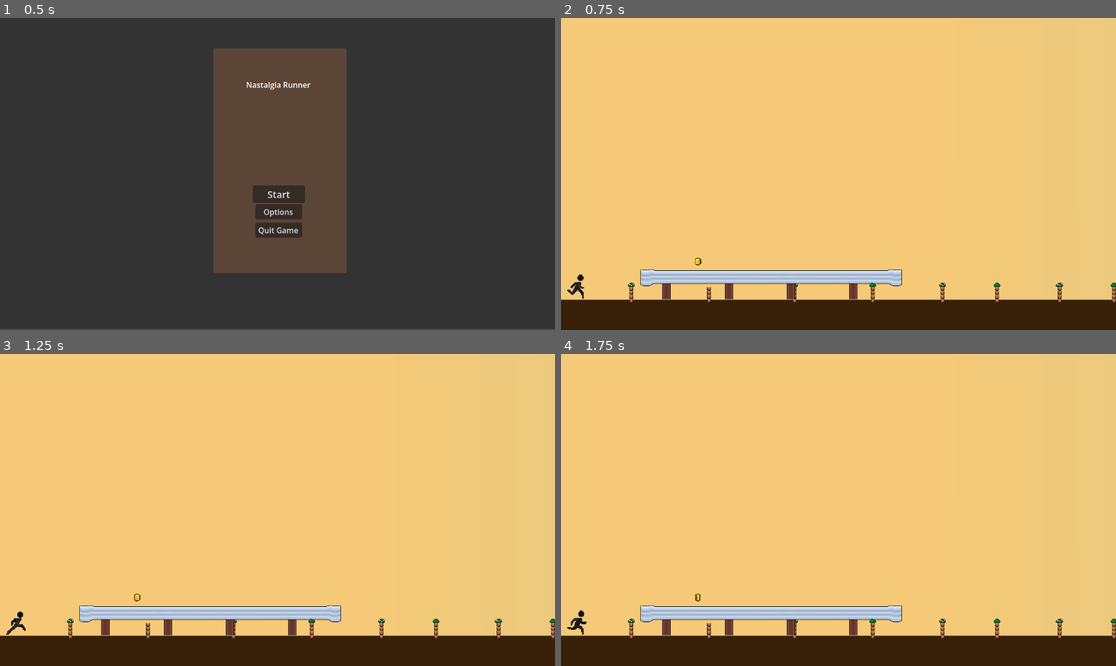
Above: before the commit, frames 1-4 (two rows, left to right).
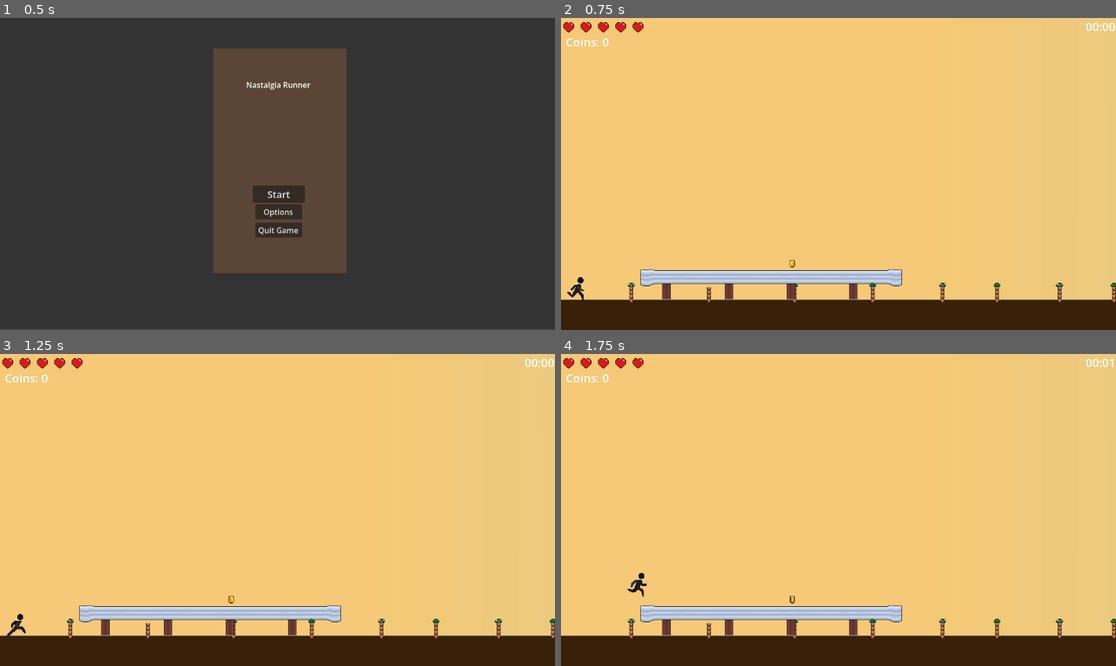
Above: after the commit, the same moments.

Repository: theejackalope/Gamin-the-Jamin
Game: Godot game, scene res://scenes/Menus/main_menu.tscn
Same seed, same stepped clock (60 frames per second), same inputs: the game is played once before the commit and once after it.
Inputs:
- Up to frame 1 (0.5 s): no input
- Up to frame 2 (0.75 s): click "Start" at 0.5 s
- Up to frame 3 (1.25 s): no input
- Up to frame 4 (1.75 s): tap Enter (ui_accept) at 1.25, 1.52 s; hold Right (ui_right) from 1.28 s (still down)

Frame 1 is identical in both runs. In frame 2, 0.6% of the frame differs, in the area x 0-100%, y 1-91%; in frame 3, 0.6%; in frame 4, 0.7%, in the area x 0-100%, y 1-90%.
Error before the commit: Parse Error: Preload file "res://path/to/your/heart.png" does not exist. (res://scripts/player_character.gd:11)

Commit message:
results screen and player health/damage completed ish

Diff:
--- /dev/null
+++ b/Godot/gamin-the-jamin/scenes/Menus/results.tscn
@@ -0,0 +1,67 @@
+[gd_scene format=3 uid="uid://d08a672t6nytc"]
+
+[ext_resource type="Script" uid="uid://bpbg1brg66s4r" path="res://scripts/results.gd" id="1_krxqq"]
+
+[node name="Results" type="Control" unique_id=1293113126]
+layout_mode = 3
+anchors_preset = 0
+offset_left = 590.0
+offset_top = 321.0
+offset_right = 590.0
+offset_bottom = 321.0
+script = ExtResource("1_krxqq")
+
+[node name="ColorRect" type="ColorRect" parent="." unique_id=258665820]
+layout_mode = 0
+offset_left = -151.0
+offset_top = -302.0
+offset_right = 153.0
+offset_bottom = 301.0
+color = Color(0.25, 0.25, 0.25, 1)
+
+[node name="Title" type="Label" parent="." unique_id=1226926778]
+layout_mode = 0
+offset_left = -57.0
+offset_top = -263.0
+offset_right = 56.0
+offset_bottom = -221.0
+theme_override_font_sizes/font_size = 30
+text = "Results!"
+
+[node name="LevelComplete" type="Label" parent="." unique_id=1599622496]
+layout_mode = 0
+offset_left = -90.0
+offset_top = -203.0
+offset_right = 101.0
+offset_bottom = -169.0
+theme_override_font_sizes/font_size = 24
+text = "Level Complete!!"
+
+[node name="TimeLabel" type="Label" parent="." unique_id=1792301745]
+layout_mode = 0
+offset_left = -47.0
+offset_top = -142.0
+offset_right = 27.0
+offset_bottom = -111.0
+
+[node name="CoinsLabel" type="Label" parent="." unique_id=805674797]
+layout_mode = 0
+offset_left = -56.0
+offset_top = -37.0
+offset_right = 21.0
+
+[node name="BestTimeLabel" type="Label" parent="." unique_id=285797382]
+layout_mode = 0
+offset_left = -52.0
+offset_top = -97.0
+offset_right = 33.0
+offset_bottom = -62.0
+
+[node name="ContinueButton" type="Button" parent="." unique_id=1368058057]
+layout_mode = 0
+offset_left = -58.0
+offset_top = 63.0
+offset_right = 56.0
+offset_bottom = 105.0
+theme_override_font_sizes/font_size = 24
+text = "Continue"
--- a/Godot/gamin-the-jamin/scenes/Obstacles/car.tscn
+++ b/Godot/gamin-the-jamin/scenes/Obstacles/car.tscn
@@ -2,19 +2,28 @@
 
 [ext_resource type="Script" uid="uid://dk8sg2bnc5u7q" path="res://scripts/car.gd" id="1_coay0"]
 
-[sub_resource type="CanvasTexture" id="CanvasTexture_pp47y"]
+[sub_resource type="RectangleShape2D" id="RectangleShape2D_coay0"]
+size = Vector2(154, 72)
 
-[sub_resource type="RectangleShape2D" id="RectangleShape2D_coay0"]
-size = Vector2(189, 81)
+[sub_resource type="RectangleShape2D" id="RectangleShape2D_63s7i"]
+size = Vector2(154, 72)
 
 [node name="Car" type="CharacterBody2D" unique_id=1031484839]
 script = ExtResource("1_coay0")
-move_speed = null
 
-[node name="Sprite2D" type="Sprite2D" parent="." unique_id=2057530862]
-position = Vector2(2.842171e-14, 5.684342e-14)
-scale = Vector2(189.37502, 81.37501)
-texture = SubResource("CanvasTexture_pp47y")
+[node name="ColorRect" type="ColorRect" parent="." unique_id=1198496984]
+offset_left = -75.0
+offset_top = -35.0
+offset_right = 79.0
+offset_bottom = 37.0
 
-[node name="CollisionShape2D" type="CollisionShape2D" parent="." unique_id=1939499060]
+[node name="CollisionShape2D" type="CollisionShape2D" parent="." unique_id=1235649952]
+position = Vector2(2, 1)
 shape = SubResource("RectangleShape2D_coay0")
+
+[node name="DamageArea" type="Area2D" parent="." unique_id=140598455]
+
+[node name="CollisionShape2D" type="CollisionShape2D" parent="DamageArea" unique_id=1983359207]
+position = Vector2(2, 1)
+shape = SubResource("RectangleShape2D_63s7i")
+debug_color = Color(0.7, 0, 0, 0.41960785)
--- a/Godot/gamin-the-jamin/scenes/Yukon(level 1)/level1.tscn
+++ b/Godot/gamin-the-jamin/scenes/Yukon(level 1)/level1.tscn
@@ -172,18 +172,23 @@
 anchors_preset = -1
 anchor_right = 0.051215276
 anchor_bottom = 0.041666668
-offset_left = 17.0
-offset_top = 20.0
-offset_right = 57.0
-offset_bottom = 43.0
+offset_left = 10.0
+offset_top = 33.0
+offset_right = 50.0
+offset_bottom = 56.0
 theme_override_font_sizes/font_size = 24
 metadata/_edit_use_anchors_ = true
 
 [node name="Timer Label" type="Label" parent="UI" unique_id=1824223110]
-offset_left = 1002.0
-offset_top = 20.0
-offset_right = 1112.0
-offset_bottom = 77.0
+offset_left = 1089.0
+offset_top = 1.0
+offset_right = 1150.0
+offset_bottom = 35.0
+theme_override_font_sizes/font_size = 24
+
+[node name="HBoxContainer" type="HBoxContainer" parent="UI" unique_id=2083594564]
+offset_right = 40.0
+offset_bottom = 40.0
 
 [node name="sky" parent="." unique_id=2545840 instance=ExtResource("3_in3m1")]
 position = Vector2(-11, 0)
@@ -199,7 +204,7 @@
 script = ExtResource("3_20g6e")
 
 [node name="loonie" parent="." unique_id=1146246940 instance=ExtResource("7_e4kig")]
-position = Vector2(289, -85)
+position = Vector2(483, -81)
 
 [node name="toonie" parent="." unique_id=1590988672 instance=ExtResource("8_d15pq")]
 position = Vector2(1202, -79)
@@ -211,4 +216,4 @@
 position = Vector2(2039, -46)
 
 [node name="FinishLine" parent="." unique_id=74945742 instance=ExtResource("10_in3m1")]
-position = Vector2(3078, -302)
+position = Vector2(2549, -275)
--- a/Godot/gamin-the-jamin/scripts/car.gd
+++ b/Godot/gamin-the-jamin/scripts/car.gd
@@ -9,27 +9,26 @@
 func _ready():
 	camera = get_tree().get_first_node_in_group("camera")
 	screen_half_width = get_viewport_rect().size.x / 2
+	# connect overlap detection
+	$DamageArea.body_entered.connect(_on_damage_area_body_entered)
 
 func _physics_process(delta):
 	if finished:
 		return
 
-	# start moving 20px before camera can see it
 	if not started:
 		var camera_right_edge = camera.global_position.x + screen_half_width
-		if camera_right_edge >= global_position.x - 110:  # ← changed
+		if camera_right_edge >= global_position.x - 110:
 			started = true
 
-	# move by directly changing position - ignores all collisions
 	if started:
-		global_position.x -= move_speed * delta  # ← changed, plows through everything
+		global_position.x -= move_speed * delta
 
-		# stop once fully off the left edge of screen
 		var camera_left_edge = camera.global_position.x - screen_half_width
 		if global_position.x < camera_left_edge - 100:
 			finished = true
 			queue_free()
 
-func _on_body_entered(body):
+func _on_damage_area_body_entered(body):
 	if body.is_in_group("player"):
-		body.take_damage()  # you can implement this on the player later
+		body.take_damage(2)
--- a/Godot/gamin-the-jamin/scripts/finish_line.gd
+++ b/Godot/gamin-the-jamin/scripts/finish_line.gd
@@ -5,4 +5,4 @@
 
 func _on_body_entered(body):
 	if body.is_in_group("player"):
-		body.complete_level()  # calls complete_level on player
+		body.complete_level()
--- a/Godot/gamin-the-jamin/scripts/game_data.gd
+++ b/Godot/gamin-the-jamin/scripts/game_data.gd
@@ -17,49 +17,58 @@
 
 const SAVE_PATH = "user://savefile.json"
 
+# stores current run stats to pass to results screen
+var current_level: String = ""
+var current_coins: int = 0
+var current_time: float = 0.0
+var total_coins: int = 0  # carries over between levels for spending at gas station
+
 func save_game():
+	print("Game Saved")
 	var file = FileAccess.open(SAVE_PATH, FileAccess.WRITE)
-	print("Saved Game")
-	file.store_string(JSON.stringify(level_data))
+	file.store_string(JSON.stringify({
+		"level_data": level_data,
+		"total_coins": total_coins
+	}))
 	file.close()
 
-
 func load_game():
-	print("Game Loaded")
 	if not FileAccess.file_exists(SAVE_PATH):
 		return
 	var file = FileAccess.open(SAVE_PATH, FileAccess.READ)
 	var data = JSON.parse_string(file.get_as_text())
 	file.close()
 	if data:
-		level_data = data
+		level_data = data["level_data"]
+		total_coins = data.get("total_coins", 0)
 
 func save_level(level_name: String, coins: int, time: float):
+	current_level = level_name
+	current_coins = coins
+	current_time = time
+	total_coins += coins  # add to spendable coins
 	if not level_data[level_name]["completed"] or time < level_data[level_name]["time"]:
 		level_data[level_name]["completed"] = true
 		level_data[level_name]["coins"] = coins
 		level_data[level_name]["time"] = time
-		save_game()
+	save_game()
 
 func has_save() -> bool:
-	# returns true if any level has been completed
 	for level in level_data:
 		if level_data[level]["completed"]:
 			return true
 	return false
 
 func reset_game():
-	# wipes all progress for new game
 	for level in level_data:
 		level_data[level]["completed"] = false
 		level_data[level]["coins"] = 0
 		level_data[level]["time"] = 0.0
+	total_coins = 0
 	save_game()
 
 func get_last_level() -> String:
-	# finds the furthest incomplete level to continue from
 	for level in LEVEL_SCENES:
 		if not level_data[level]["completed"]:
 			return LEVEL_SCENES[level]
-	# if all levels complete, go to level 1
 	return LEVEL_SCENES["level1"]
--- a/Godot/gamin-the-jamin/scripts/player_character.gd
+++ b/Godot/gamin-the-jamin/scripts/player_character.gd
@@ -2,15 +2,15 @@
 
 @onready var coin_label = $"../UI/Coin Label"
 @onready var timer_label = $"../UI/Timer Label"
-@onready var hearts_container = $"../UI/HBoxContainer"  # ← add this
+@onready var hearts_container = $"../UI/HBoxContainer"
 
-const SPEED = 270.0
+const SPEED = 275.0
 const JUMP_VELOCITY = -400.0
 const ABSOLUTE_MAX_HEALTH = 7
 
-var heart_texture = preload("res://path/to/your/heart.png")  # ← update this path
+var heart_texture = preload("res://assets/art/objects/healthheart.png")
+var pause_menu_scene = preload("res://scenes/Menus/pause_menu.tscn")
 
-var pause_menu_scene = preload("res://scenes/Menus/pause_menu.tscn")
 var pause_menu
 var coins: int = 0
 var elapsed_time: float = 0.0
@@ -18,18 +18,21 @@
 var max_health: int = 5
 var is_dead: bool = false
 var invincible: bool = false
+var off_camera_timer: float = 0.0
 
 func _ready():
 	process_mode = Node.PROCESS_MODE_ALWAYS
 	coin_label.text = "Coins: 0"
 	pause_menu = pause_menu_scene.instantiate()
 	add_child(pause_menu)
-	update_hearts()  # ← add this
+	update_hearts()
 
 func _process(_delta):
 	if not get_tree().paused:
 		elapsed_time += _delta
 		timer_label.text = format_time(elapsed_time)
+		check_off_camera(_delta)
+
 	if Input.is_action_just_pressed("ui_cancel"):
 		if get_tree().paused:
 			pause_menu.resume()
@@ -43,20 +46,20 @@
 	for i in range(health):
 		var heart = TextureRect.new()
 		heart.texture = heart_texture
-		heart.custom_minimum_size = Vector2(32, 32)  # ← adjust to your heart image size
+		heart.custom_minimum_size = Vector2(32, 32)
 		heart.stretch_mode = TextureRect.STRETCH_KEEP_ASPECT_CENTERED
 		hearts_container.add_child(heart)
 
-func take_damage():
+func take_damage(amount: int = 1):
 	if invincible or is_dead:
 		return
-	health -= 1
+	health -= amount
 	update_hearts()
 	if health <= 0:
 		die()
 	else:
 		invincible = true
-		await get_tree().create_timer(1.0).timeout
+		await get_tree().create_timer(2.0).timeout
 		invincible = false
 
 func add_heart():
@@ -69,11 +72,11 @@
 func die():
 	is_dead = true
 	await get_tree().create_timer(1.5).timeout
-	get_tree().change_scene_to_file("res://scenes/Yukon(level 1)/level1.tscn")  # ← update path
+	get_tree().change_scene_to_file("res://scenes/Yukon(level 1)/level1.tscn")
 
 func complete_level():
 	GameData.save_level("level1", coins, elapsed_time)
-	get_tree().change_scene_to_file("res://scenes/level2.tscn")
+	get_tree().change_scene_to_file("res://scenes/Menus/results.tscn")
 
 func collect_loonie():
 	coins += 1
@@ -90,6 +93,39 @@
 	var secs = int(seconds) % 60
 	return "%02d:%02d" % [mins, secs]
 
+func check_off_camera(delta):
+	var camera = get_tree().get_first_node_in_group("camera")
+	var screen_half_width = get_viewport_rect().size.x / 2
+	var screen_half_height = get_viewport_rect().size.y / 2
+
+	var left_edge = camera.global_position.x - screen_half_width
+	var right_edge = camera.global_position.x + screen_half_width
+	var top_edge = camera.global_position.y - screen_half_height
+	var bottom_edge = camera.global_position.y + screen_half_height
+
+	var is_off_camera = (
+		global_position.x < left_edge or
+		global_position.x > right_edge or
+		global_position.y < top_edge or
+		global_position.y > bottom_edge
+	)
+
+	if is_off_camera:
+		off_camera_timer += delta
+		if off_camera_timer >= 1.0:
+			off_camera_timer = 0.0
+			take_environment_damage(1)
+	else:
+		off_camera_timer = 0.0
+
+func take_environment_damage(amount: int):
+	if is_dead:
+		return
+	health -= amount
+	update_hearts()
+	if health <= 0:
+		die()
+
 func _physics_process(delta: float) -> void:
 	if not is_on_floor():
 		velocity += get_gravity() * delta
--- /dev/null
+++ b/Godot/gamin-the-jamin/scripts/results.gd
@@ -0,0 +1,28 @@
+extends Control
+
+@onready var time_label = $TimeLabel
+@onready var coins_label = $CoinsLabel
+@onready var best_time_label = $BestTimeLabel
+
+func _ready():
+	var level = GameData.current_level
+	var time = GameData.current_time
+	var coins = GameData.current_coins
+	var best = GameData.level_data[level]["time"]
+
+	time_label.text = "Time: " + format_time(time)
+	coins_label.text = "Coins Collected: " + str(coins)
+
+	# show best time
+	if best > 0.0:
+		best_time_label.text = "Best Time: " + format_time(best)
+	else:
+		best_time_label.text = "Best Time: --:--"
+
+func format_time(seconds: float) -> String:
+	var mins = int(seconds) / 60
+	var secs = int(seconds) % 60
+	return "%02d:%02d" % [mins, secs]
+
+func _on_continue_button_pressed():
+	get_tree().change_scene_to_file("res://scenes/Menus/gas_station.tscn")
Renamed: Godot/gamin-the-jamin/assets/art/objects/healthhearrt.png -> Godot/gamin-the-jamin/assets/art/objects/healthheart.png
Not shown, added: Godot/gamin-the-jamin/assets/art/objects/healthheart.png.import
Not shown, added: Godot/gamin-the-jamin/scripts/results.gd.uid
Not shown, changed: Obsidian vault for GTJ/Gamin The Jamin/ToDo List.md
